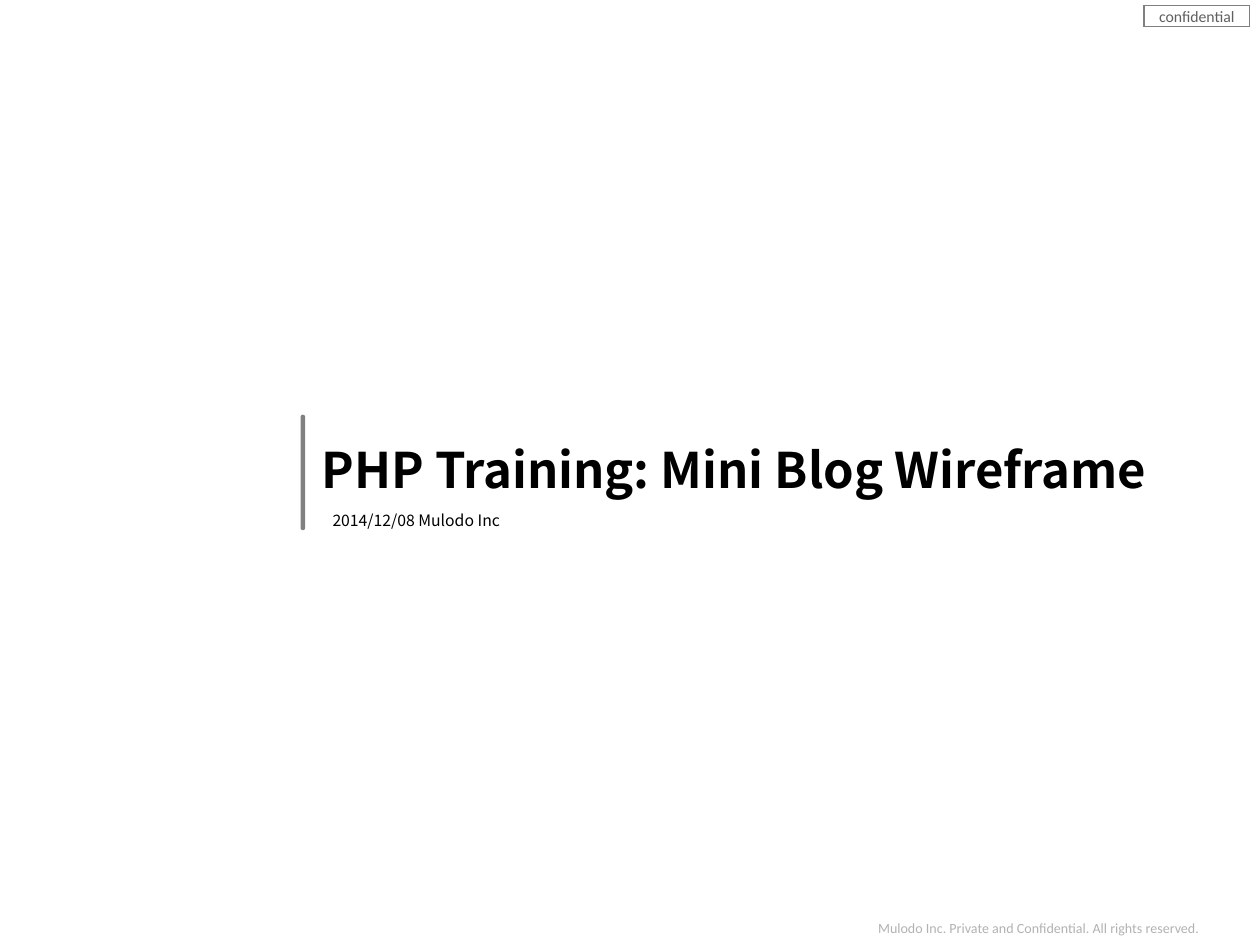
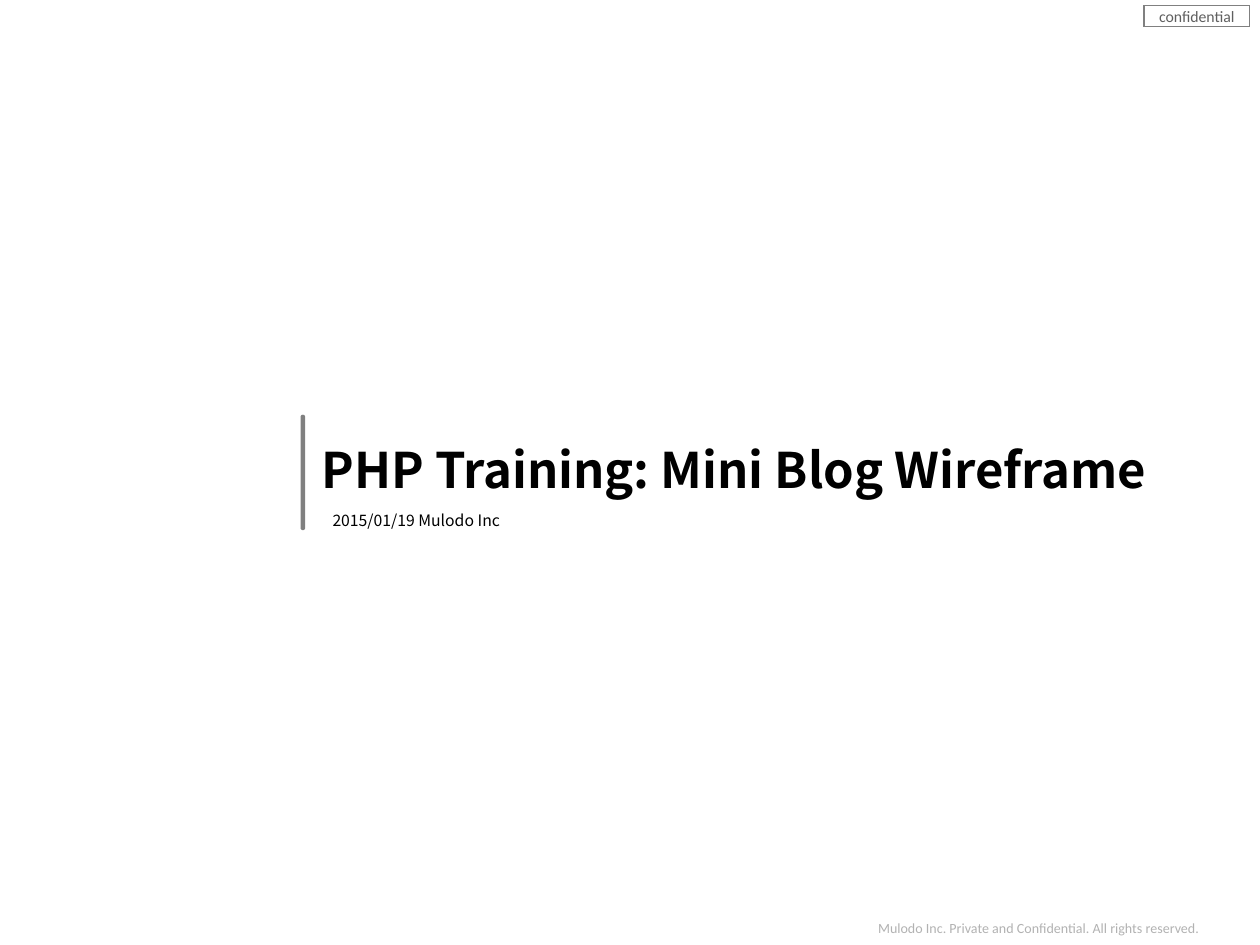
Before and after one commit to Mulodo-Java-Training/miniblog-le.tri, a slide deck: slide 1 of doc/frontend/wireframe/TRN-MiniBlog_WireframeDesign_LeThanhTri.pptx. Drawn at 1260x945 pixels with LibreOffice and Linux fonts; fonts in the diff are those of the drawing; background and template pictures are left out. Boxes give left, top, right and bottom in pixels: in the first picture for what was removed or moved away, otherwise in the second. Text is boxed around its words. In the diff, an @@ line names an element or a change of style, - is before the commit and + after.

```diff
--- a/doc/frontend/wireframe/TRN-MiniBlog_WireframeDesign_LeThanhTri.pptx
+++ b/doc/frontend/wireframe/TRN-MiniBlog_WireframeDesign_LeThanhTri.pptx
@@ text at (333, 513, 500, 529): text changed @@
-2014/12/08 Mulodo Inc
+2015/01/19 Mulodo Inc
```
Also in this commit, not shown: 1 other slide changed.
